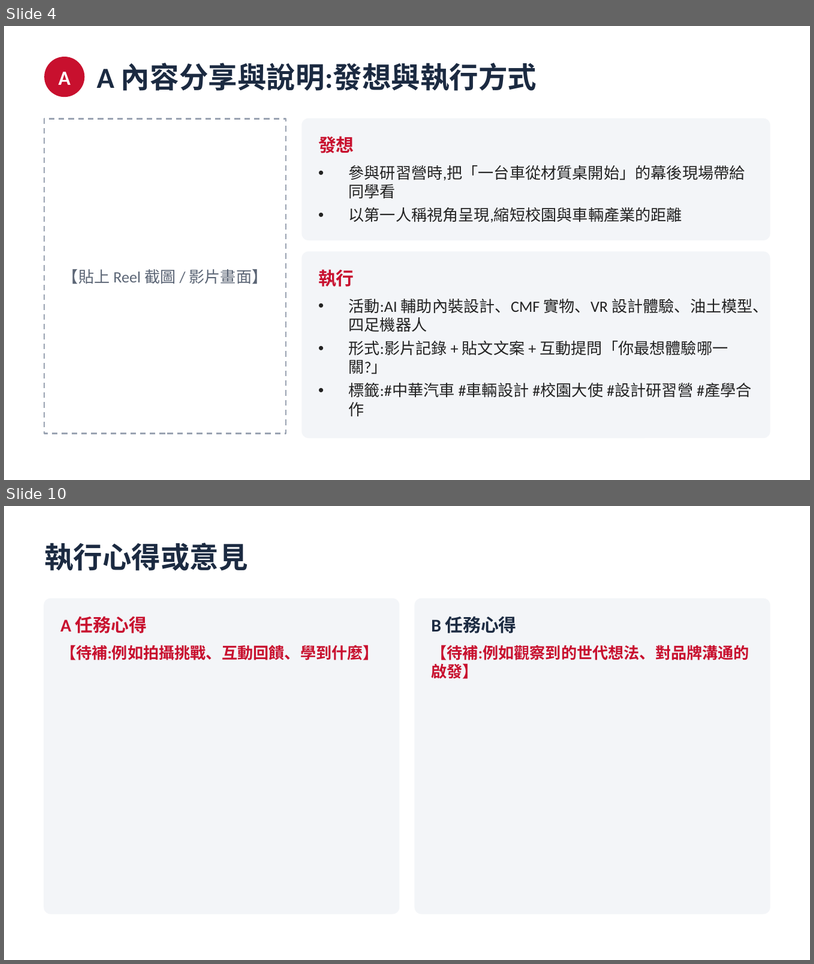
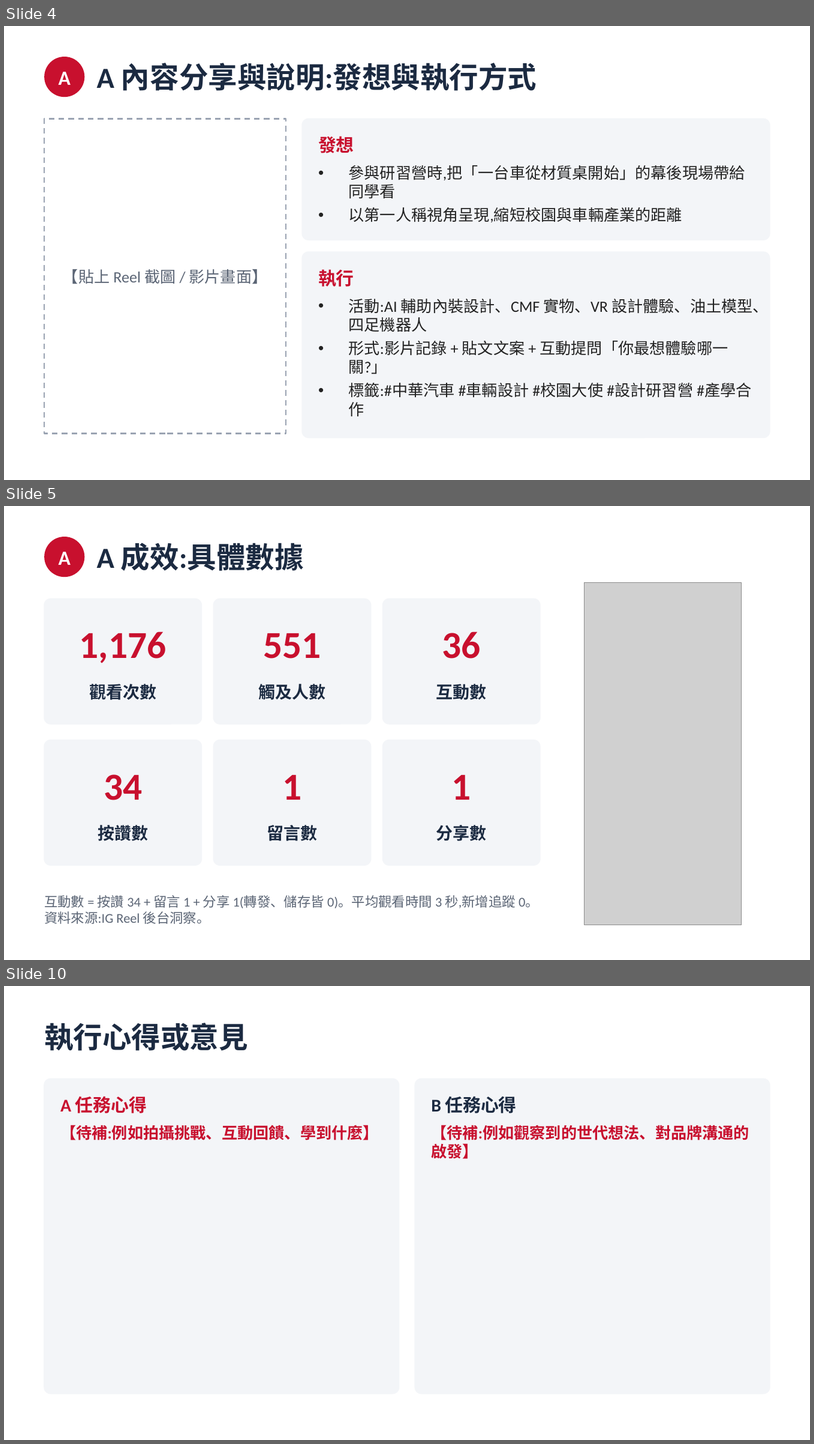
Before and after one commit to tobychien/project-hub, a slide deck: deliverables/CMC_10月_AB任務簡報.pptx. Shown one above the other, each under a label of ours: slides 4 and 10 before the commit, slides 4, 5 and 10 after it; the slides between them are not shown. The pictures are 814x964 and 814x1444 pixels, drawn with LibreOffice and Linux fonts; fonts in the diff are those of the drawing; grey boxes stand for pictures. Boxes give left, top, right and bottom in pixels: in the first picture for what was removed or moved away, otherwise in the second. Text is boxed around its words. In the diff, an @@ line names an element or a change of style, - is before the commit and + after.

```diff
--- a/deliverables/CMC_10月_AB任務簡報.pptx
+++ b/deliverables/CMC_10月_AB任務簡報.pptx
@@ slide 5 added at bbox=[4, 506, 810, 960], background #FFFFFF @@
@@ ellipse added at bbox=[44, 537, 84, 577], fill #C8102E @@
@@ text added at bbox=[59, 552, 71, 565], 18 pt, text #FFFFFF, bold @@
+A
@@ text added at bbox=[97, 543, 304, 571], 26 pt, text #1B2A41, bold @@
+A 成效:具體數據
@@ picture added at bbox=[585, 583, 742, 925] @@
@@ rounded rectangle added at bbox=[44, 599, 201, 724], fill #F3F5F8, outline #F3F5F8 1 pt @@
@@ rounded rectangle added at bbox=[213, 599, 371, 724], fill #F3F5F8, outline #F3F5F8 1 pt @@
@@ rounded rectangle added at bbox=[383, 599, 540, 724], fill #F3F5F8, outline #F3F5F8 1 pt @@
@@ text added at bbox=[80, 631, 167, 663], 34 pt, text #C8102E, bold @@
+1,176
@@ text added at bbox=[443, 631, 481, 658], 34 pt, text #C8102E, bold @@
+36
@@ text added at bbox=[263, 633, 321, 658], 34 pt, text #C8102E, bold @@
+551
@@ text added at bbox=[89, 684, 156, 700], 15 pt, text #1B2A41, bold @@
+觀看次數
@@ text added at bbox=[258, 684, 326, 700], 15 pt, text #1B2A41, bold @@
+觸及人數
@@ text added at bbox=[437, 684, 487, 700], 15 pt, text #1B2A41, bold @@
+互動數
@@ rounded rectangle added at bbox=[44, 740, 201, 865], fill #F3F5F8, outline #F3F5F8 1 pt @@
@@ rounded rectangle added at bbox=[213, 740, 371, 865], fill #F3F5F8, outline #F3F5F8 1 pt @@
@@ rounded rectangle added at bbox=[383, 740, 540, 865], fill #F3F5F8, outline #F3F5F8 1 pt @@
@@ text added at bbox=[104, 774, 142, 800], 34 pt, text #C8102E, bold @@
+34
@@ text added at bbox=[282, 774, 302, 799], 34 pt, text #C8102E, bold @@
+1
@@ text added at bbox=[452, 774, 471, 799], 34 pt, text #C8102E, bold @@
+1
@@ text added at bbox=[98, 825, 148, 841], 15 pt, text #1B2A41, bold @@
+按讚數
@@ text added at bbox=[267, 825, 317, 841], 15 pt, text #1B2A41, bold @@
+留言數
@@ text added at bbox=[437, 825, 487, 841], 15 pt, text #1B2A41, bold @@
+分享數
@@ text added at bbox=[44, 895, 539, 924], 12 pt, text #5B6575 @@
+互動數 = 按讚 34 + 留言 1 + 分享 1(轉發、儲存皆 0)。平均觀看時間 3 秒,新增追蹤 0。資料來源:IG Reel 後台洞察。
```
Also in this commit, not shown: 4 slides changed, 1 other slide added, 2 slides removed.
